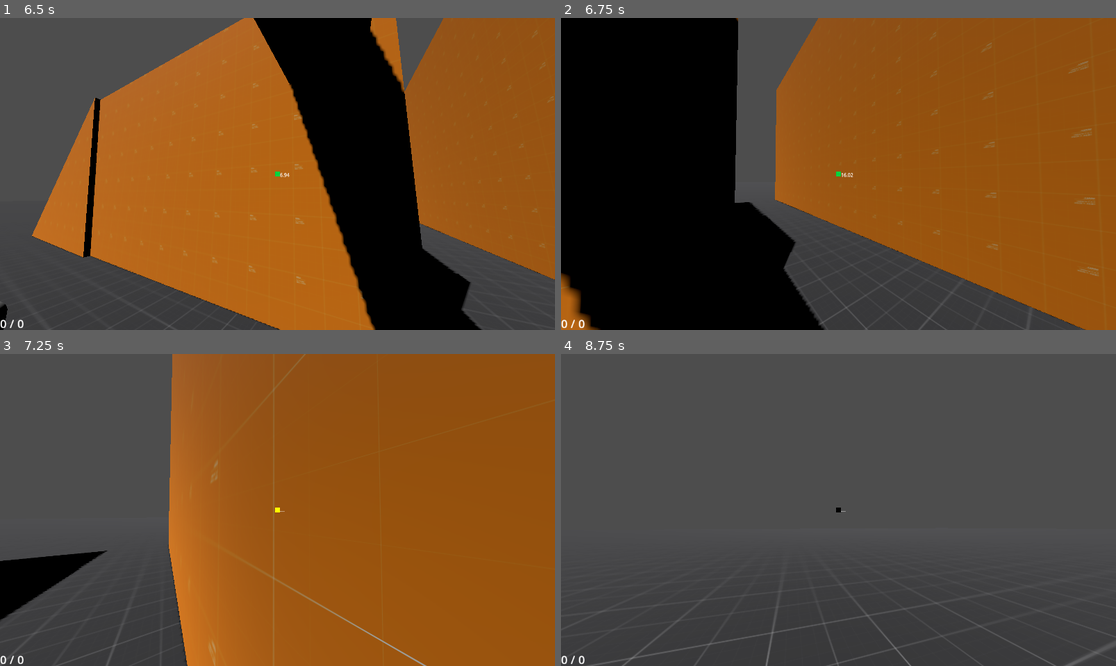
Above: before the commit, frames 1-4 (two rows, left to right).
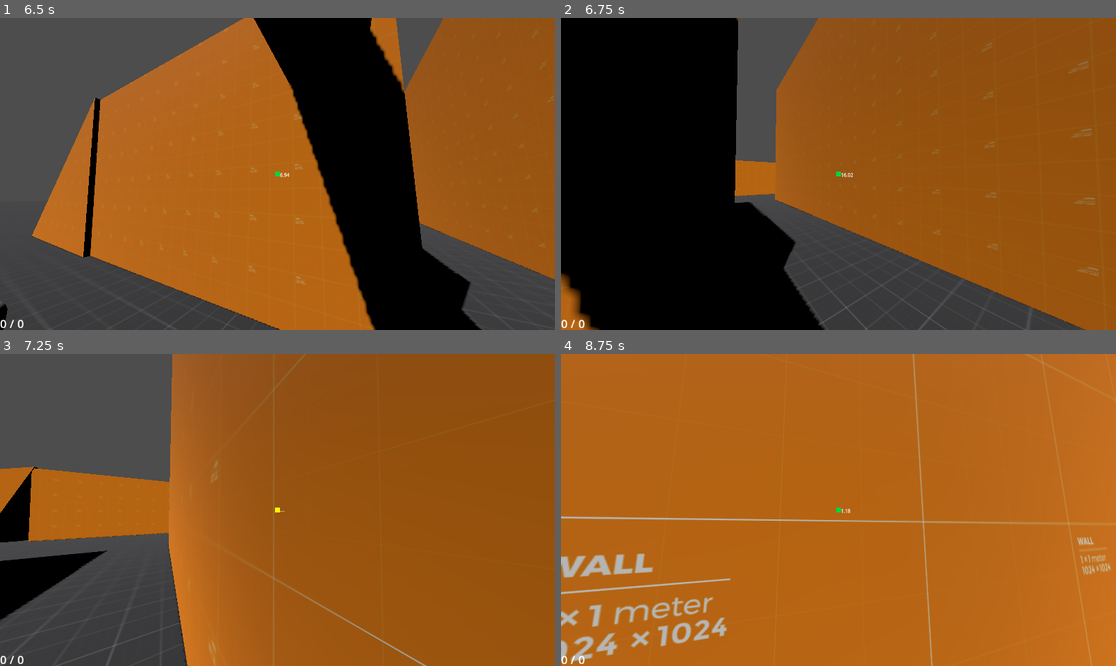
Above: after the commit, the same moments.

Repository: EdmundWohlmuth/Sch-Movement---GODOT
Game: Godot game, scene res://Scenes/Levels/test_level.tscn
The game is run twice, just before and just after one commit, with the same random seed, the same clock (stepped at 60 frames per second) and the same inputs.
Inputs (mouse positions are in pixels of both pictures, inside the frame that each line leads up to):
- Up to frame 1 (6.5 s): tap Enter (ui_accept) at 0.5, 2.75, 5.75 s; move the mouse to (305, 174) at 0.52 s; hold Right mouse button (grapple) 0.53-1.28 s; hold W (move_forward) 0.53-5.78 s; tap Space (jump) at 0.77, 1.52, 3.02, 3.77, 4.52, 6.02 s; move the mouse to (249, 174) at 1.27 s; click (249, 174) at 1.35 s; move the mouse to (288, 167) at 2.02 s; tap Ctrl (slide) at 2.1, 5.1 s; move the mouse to (271, 180) at 2.77 s; tap Shift (sprint) at 2.85, 5.85 s; move the mouse to (316, 177) at 3.52 s; hold Right mouse button (grapple) 3.53-4.28 s; move the mouse to (233, 170) at 4.27 s; click (233, 170) at 4.35 s; move the mouse to (283, 174) at 5.02 s; move the mouse to (255, 167) at 5.77 s; hold D (move_right) from 5.78 s (still down)
- Up to frame 2 (6.75 s): move the mouse to (866, 174) at 6.52 s; release D (move_right) at 6.53 s; hold W (move_forward) from 6.53 s (still down); hold Right mouse button (grapple) from 6.53 s (still down)
- Up to frame 3 (7.25 s): keep holding W (move_forward); keep holding Right mouse button (grapple); tap Space (jump) at 6.77 s
- Up to frame 4 (8.75 s): keep holding W (move_forward); move the mouse to (810, 510) at 7.27 s; release Right mouse button (grapple) at 7.28 s; click (810, 510) at 7.35 s; tap Space (jump) at 7.52 s; move the mouse to (849, 503) at 8.02 s; tap Ctrl (slide) at 8.1 s

Frame 1 is identical in both runs. In frame 2, 0.8% of the frame differs, in the area x 31-39%, y 45-58%; in frame 3, 6.3%; in frame 4, 100%, in the area x 0-100%, y 0-100%.

Commit message:
Update test_level.tscn

Diff:
--- a/Scenes/Levels/test_level.tscn
+++ b/Scenes/Levels/test_level.tscn
@@ -67,12 +67,36 @@
 use_collision = true
 size = Vector3(15, 25, 96)
 
+[node name="CSGBox24" type="CSGBox3D" parent="WORLD_MESH"]
+transform = Transform3D(-1.32029e-07, 0, -0.266957, 1.8213, 0.285148, -7.03625e-09, 2.40959, -0.215531, -9.30899e-09, 59.3111, 12.3087, 47.99)
+material_override = ExtResource("2_dksy8")
+use_collision = true
+size = Vector3(5.84192, 25, 96)
+
 [node name="CSGBox16" type="CSGBox3D" parent="WORLD_MESH"]
 transform = Transform3D(-1.32029e-07, 0, -0.415963, 0, 2.84908, 0, 3.02047, 0, -1.81823e-08, 105.203, 22.5107, 28.9786)
 material_override = ExtResource("2_dksy8")
 use_collision = true
 size = Vector3(15, 26.9725, 96)
 
+[node name="CSGBox21" type="CSGBox3D" parent="WORLD_MESH"]
+transform = Transform3D(-1.32029e-07, 0, -0.415963, 0, 1.46566, 0, 3.02047, 0, -1.81823e-08, 149.942, 17.6833, 28.9786)
+material_override = ExtResource("2_dksy8")
+use_collision = true
+size = Vector3(15, 26.9725, 96)
+
+[node name="CSGBox22" type="CSGBox3D" parent="WORLD_MESH"]
+transform = Transform3D(-1.32029e-07, 0, -0.415963, 0, 1.46566, 0, 3.02047, 0, -1.81823e-08, 96.1031, -18.9023, 38.9055)
+material_override = ExtResource("2_dksy8")
+use_collision = true
+size = Vector3(15, 26.9725, 354.864)
+
+[node name="CSGBox25" type="CSGBox3D" parent="WORLD_MESH"]
+transform = Transform3D(-1.32029e-07, 0, -0.415963, 0, 1.46566, 0, 3.02047, 0, -1.81823e-08, 96.1031, -18.9023, 122.36)
+material_override = ExtResource("2_dksy8")
+use_collision = true
+size = Vector3(15, 26.9725, 354.864)
+
 [node name="CSGBox17" type="CSGBox3D" parent="WORLD_MESH"]
 transform = Transform3D(-1.50448e-08, 1.36872, -0.00491197, 3.73123e-08, 0.551889, 0.012182, 0.920384, 0, -5.74151e-10, 66.9781, 52.9461, 15.9219)
 material_override = ExtResource("2_dksy8")
@@ -129,6 +153,12 @@
 
 [node name="CSGBox13" type="CSGBox3D" parent="WORLD_MESH"]
 transform = Transform3D(4.45142, 0, 0, 0, 2.16143, 0, 0, 0, 1, 134.939, 56.0822, 89.7997)
+material_override = ExtResource("2_dksy8")
+use_collision = true
+size = Vector3(3, 2, 48)
+
+[node name="CSGBox23" type="CSGBox3D" parent="WORLD_MESH"]
+transform = Transform3D(0.399115, 0, -0.525208, 0, 10.0736, 0, 0.331305, 0, 0.632706, 161.585, 25.9493, 93.7162)
 material_override = ExtResource("2_dksy8")
 use_collision = true
 size = Vector3(3, 2, 48)
@@ -158,3 +188,39 @@
 use_collision = true
 mesh = SubResource("PrismMesh_npfmg")
 material = ExtResource("2_dksy8")
+
+[node name="CSGBox18" type="CSGBox3D" parent="WORLD_MESH"]
+transform = Transform3D(1, 0, 0, 0, 1, 0, 0, 0, 1, 19.3205, 2.23819, -72.109)
+material_override = ExtResource("2_dksy8")
+use_collision = true
+size = Vector3(25, 15, 25)
+
+[node name="CSGMesh3D2" type="CSGMesh3D" parent="WORLD_MESH"]
+transform = Transform3D(21.3586, 22.6803, 0, -22.6803, 21.3586, 0, 0, 0, 26.0896, -4.26776, -0.776168, -72.4712)
+use_collision = true
+mesh = SubResource("PrismMesh_npfmg")
+material = ExtResource("2_dksy8")
+
+[node name="CSGBox20" type="CSGBox3D" parent="WORLD_MESH"]
+transform = Transform3D(1, 0, 0, 0, 1, 0, 0, 0, 1, 20.7727, -2.24172, -112.738)
+material_override = ExtResource("2_dksy8")
+use_collision = true
+size = Vector3(25, 15, 25)
+
+[node name="CSGMesh3D4" type="CSGMesh3D" parent="WORLD_MESH"]
+transform = Transform3D(18.0373, 25.4016, 0, -25.4016, 18.0373, 0, 0, 0, 26.0896, -4.26776, -3.70307, -112.193)
+use_collision = true
+mesh = SubResource("PrismMesh_npfmg")
+material = ExtResource("2_dksy8")
+
+[node name="CSGBox19" type="CSGBox3D" parent="WORLD_MESH"]
+transform = Transform3D(1, 0, 0, 0, 1, 0, 0, 0, 1, 76.9405, 11.9887, -72.109)
+material_override = ExtResource("2_dksy8")
+use_collision = true
+size = Vector3(25, 15, 25)
+
+[node name="CSGMesh3D3" type="CSGMesh3D" parent="WORLD_MESH"]
+transform = Transform3D(21.3586, 22.6803, 0, -22.6803, 21.3586, 0, 0, 0, 26.0896, 53.639, 9.0229, -72.4712)
+use_collision = true
+mesh = SubResource("PrismMesh_npfmg")
+material = ExtResource("2_dksy8")
